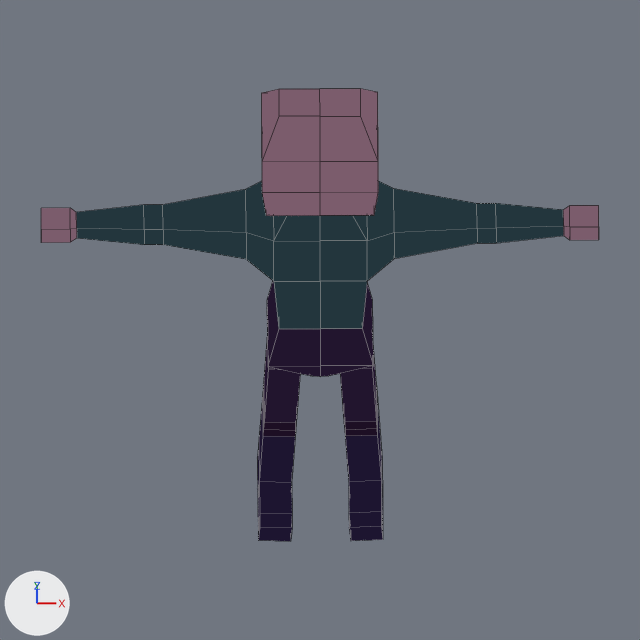
One commit to the Blender file bleed-client/blender/Man-Handgun.blend: the scene before it, then after it.
Both versions are drawn from the file's camera 'Camera'. Lighting does not change. The marker at lower left points along +X, +Y and +Z. Mesh edges are drawn as thin lines.

Objects in the first picture: 'Character'.
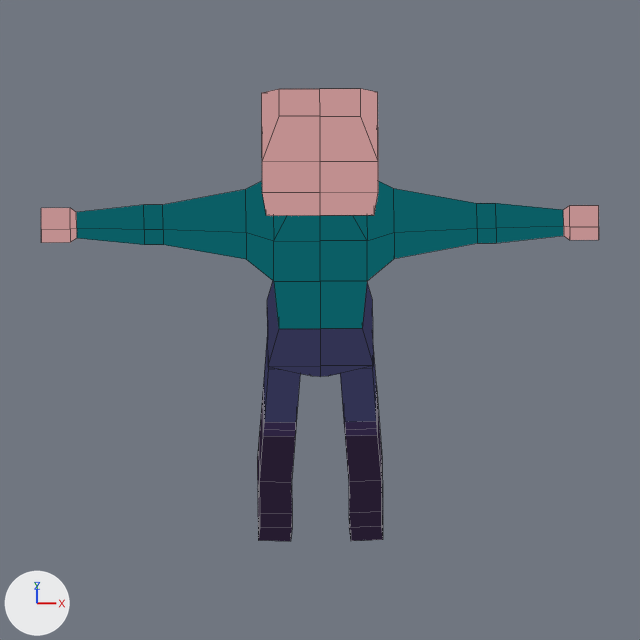
Where the change shows, as pixel boxes (x1, y1, x2, y2) in the pictures (640 x 640 px):
'Character', surface changed: (41, 89, 599, 541) in both

The change, as a diff of the scene's bpy script:
```diff
--- a/bleed-client/blender/Man-Handgun.blend.py
+++ b/bleed-client/blender/Man-Handgun.blend.py
@@ img_shade2_png @@
+img_shade2_png = load_image('shade2.png', '../palettes/shade2.png', 48, 1, 'sRGB')
@@ mat_material_001 @@
 mat_material_001 = emission_material('Material.001')
-mat_material_001.texture = img_shade3_png
+mat_material_001.texture = img_shade2_png
```
